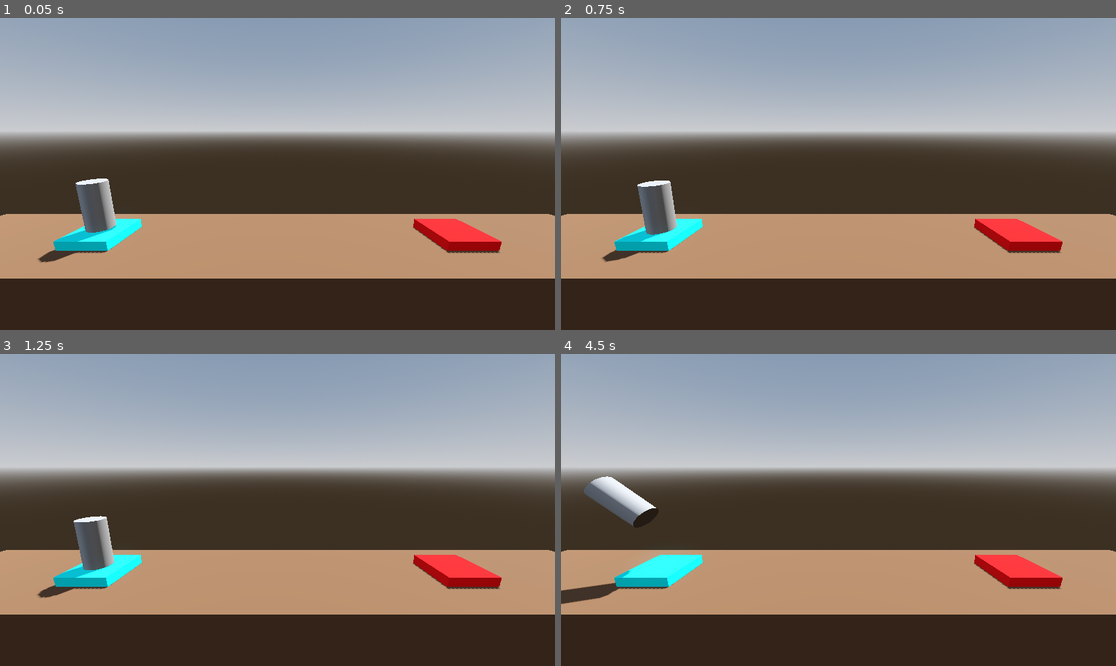
Above: before the commit, frames 1-4 (two rows, left to right).
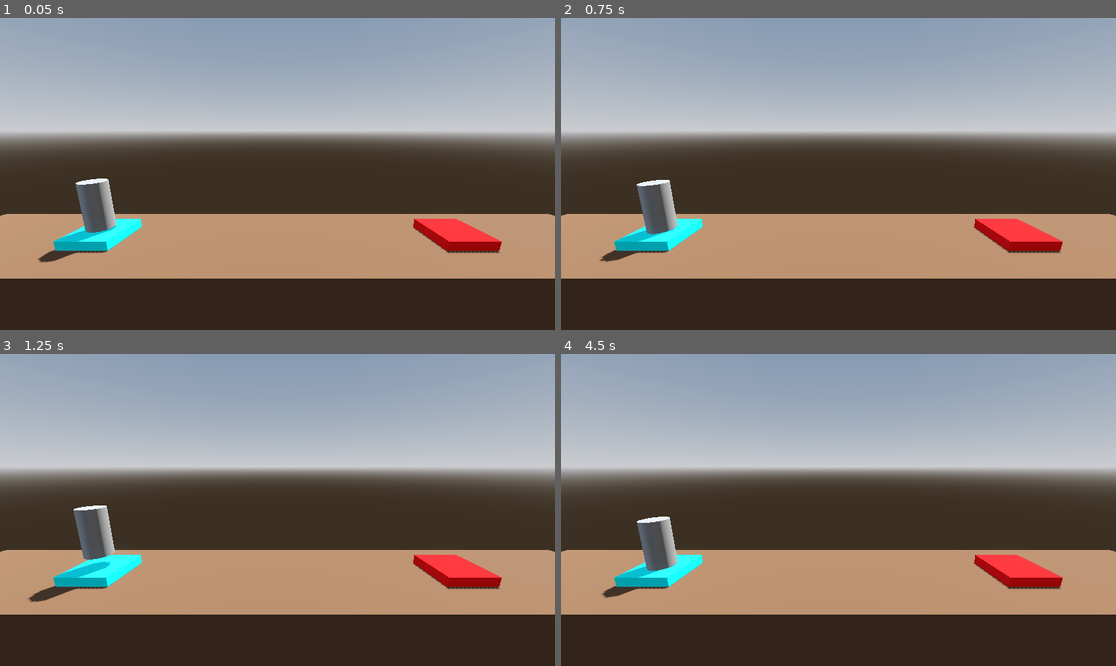
Above: after the commit, the same moments.

Repository: Mainuddin-Khaled/Project-Boost-3D-Godot
Game: Godot game, scene res://Level/level.tscn
The game is run twice, just before and just after one commit, with the same random seed, the same clock (stepped at 60 frames per second) and the same inputs.
Inputs:
- Up to frame 1 (0.05 s): no input
- Up to frame 2 (0.75 s): tap Enter (ui_accept) at 0.5 s; hold Right (ui_right) from 0.53 s (still down); hold W (Boost, bound only after the commit) from 0.53 s (still down)
- Up to frame 3 (1.25 s): keep holding Right (ui_right); keep holding W (Boost, bound only after the commit); tap Enter (ui_accept) at 0.77, 0.8, 1.07 s
- Up to frame 4 (4.5 s): release Right (ui_right) at 1.28 s; release W (Boost, bound only after the commit) at 1.28 s; hold Left (ui_left) 1.28-2.03 s; tap Enter (ui_accept) at 1.35, 1.52, 1.82, 2.3, 3.02, 3.32 s; tap W (Boost, bound only after the commit) at 1.55, 2.85, 4.35 s; hold W (Boost, bound only after the commit) 2.03-2.78 s; hold Right (ui_right) 2.03-3.53 s; hold Enter (ui_accept) 3.53-4.28 s; hold Left (ui_left) from 3.53 s (still down)

Frame 1 is identical in both runs. In frame 2, 0.1% of the frame differs, in the area x 6-22%, y 51-78%; in frame 3, 0.8%; in frame 4, 2.6%, in the area x 0-22%, y 39-81%.

Commit message:
Second Commit

Diff:
--- a/Level/level.tscn
+++ b/Level/level.tscn
@@ -45,7 +45,7 @@
 size = Vector3(2, 0.4, 2)
 material = SubResource("StandardMaterial3D_52x1o")
 
-[node name="LandPad" type="CSGBox3D" parent="." unique_id=1884179107]
+[node name="LandPad" type="CSGBox3D" parent="." unique_id=1884179107 groups=["Goal"]]
 transform = Transform3D(1, 0, 0, 0, 1, 0, 0, 0, 1, 7.5, 0.2, 0)
 use_collision = true
 size = Vector3(2, 0.4, 2)
@@ -56,3 +56,4 @@
 
 [node name="Player" parent="." unique_id=1046770653 instance=ExtResource("1_o6mkr")]
 transform = Transform3D(1, 0, 0, 0, 1, 0, 0, 0, 1, -7.5, 1.5, 0)
+thrust = 750.0
--- a/player.gd
+++ b/player.gd
@@ -1,10 +1,17 @@
 extends RigidBody3D
 
+@export_range(750.0, 3000.0) var thrust: float = 1000.0
+@export var torque_thrust: float = 100.0
 # Called every frame. 'delta' is the elapsed time since the previous frame.
 func _process(delta: float) -> void:
-	if Input.is_action_pressed("ui_accept"):
-		apply_central_force(basis.y * delta * 1000.0)
-	if Input.is_action_pressed("ui_left"):
-		apply_torque(Vector3(0.0, 0.0, 100.0 * delta))
-	if Input.is_action_pressed("ui_right"):
-		apply_torque(Vector3(0.0, 0.0, -100.0 * delta))
+	if Input.is_action_pressed("Boost"):
+		apply_central_force(basis.y * delta * thrust)
+	if Input.is_action_pressed("Rotate Left"):
+		apply_torque(Vector3(0.0, 0.0, torque_thrust * delta))
+	if Input.is_action_pressed("Rotate Right"):
+		apply_torque(Vector3(0.0, 0.0, -torque_thrust * delta))
+
+
+func _on_body_entered(body: Node) -> void:
+	if 'Goal' in body.get_groups():
+		print("You Win!")
--- a/player.tscn
+++ b/player.tscn
@@ -10,6 +10,8 @@
 axis_lock_linear_z = true
 axis_lock_angular_x = true
 axis_lock_angular_y = true
+contact_monitor = true
+max_contacts_reported = 10
 linear_damp = 1.0
 angular_damp = 3.0
 script = ExtResource("1_4flbx")
@@ -19,3 +21,5 @@
 
 [node name="CollisionShape3D" type="CollisionShape3D" parent="." unique_id=1503488000]
 shape = SubResource("CylinderShape3D_4flbx")
+
+[connection signal="body_entered" from="." to="." method="_on_body_entered"]
--- a/project.godot
+++ b/project.godot
@@ -19,6 +19,24 @@
 
 project/assembly_name="Project Boost 3D"
 
+[input]
+
+Boost={
+"deadzone": 0.2,
+"events": [Object(InputEventKey,"resource_local_to_scene":false,"resource_name":"","device":-1,"window_id":0,"alt_pressed":false,"shift_pressed":false,"ctrl_pressed":false,"meta_pressed":false,"pressed":false,"keycode":0,"physical_keycode":87,"key_label":0,"unicode":119,"location":0,"echo":false,"script":null)
+]
+}
+"Rotate Left"={
+"deadzone": 0.2,
+"events": [Object(InputEventKey,"resource_local_to_scene":false,"resource_name":"","device":-1,"window_id":0,"alt_pressed":false,"shift_pressed":false,"ctrl_pressed":false,"meta_pressed":false,"pressed":false,"keycode":0,"physical_keycode":65,"key_label":0,"unicode":97,"location":0,"echo":false,"script":null)
+]
+}
+"Rotate Right"={
+"deadzone": 0.2,
+"events": [Object(InputEventKey,"resource_local_to_scene":false,"resource_name":"","device":-1,"window_id":0,"alt_pressed":false,"shift_pressed":false,"ctrl_pressed":false,"meta_pressed":false,"pressed":false,"keycode":0,"physical_keycode":68,"key_label":0,"unicode":100,"location":0,"echo":false,"script":null)
+]
+}
+
 [physics]
 
 3d/physics_engine="Jolt Physics"
